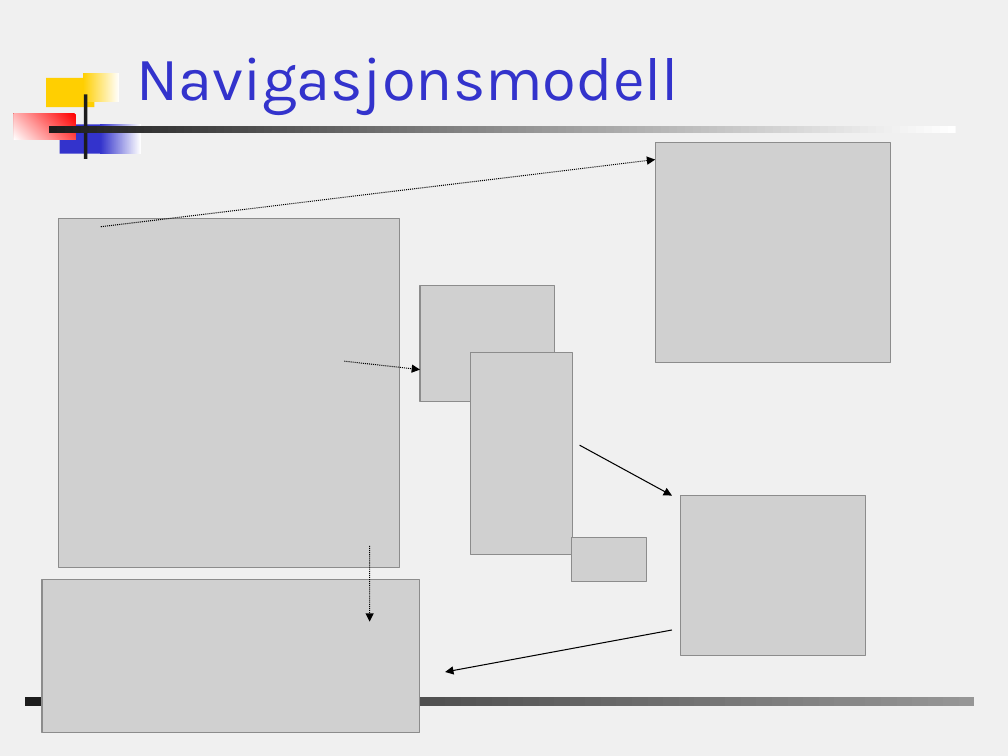
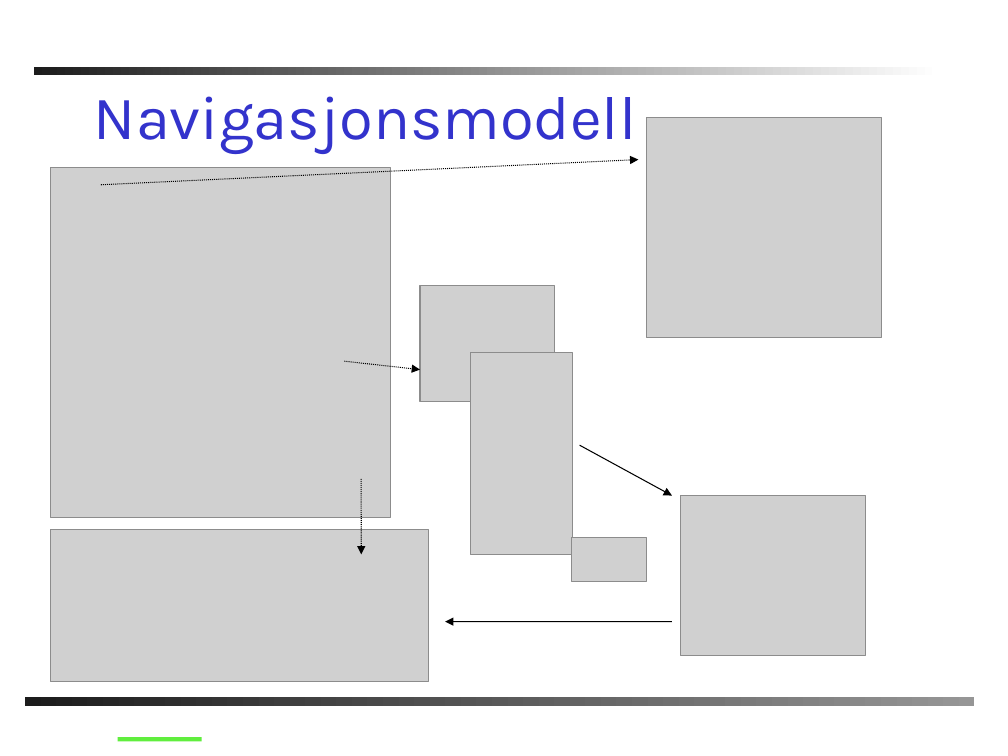
Before and after one commit to windygu/AnkhSVN, a slide deck: slide 9 of doc/powerpoint/Subversion_addin_for_VS.NET.ppt (slide 11 before the commit). Drawn at 1008x756 pixels with LibreOffice and Linux fonts; fonts in the diff are those of the drawing; grey boxes stand for pictures; background and template pictures are left out. Boxes give left, top, right and bottom in pixels: in the first picture for what was removed or moved away, otherwise in the second. Text is boxed around its words. In the diff, an @@ line names an element or a change of style, - is before the commit and + after.

```diff
--- a/doc/powerpoint/Subversion_addin_for_VS.NET.ppt
+++ b/doc/powerpoint/Subversion_addin_for_VS.NET.ppt
@@ background #F0F0F0 to #FFFFFF @@
@@ rectangle: place and size @@
-rectangle at [48,126,956,134]
+rectangle at [33,68,940,76]
@@ rectangle removed at [46,78,95,107] @@
@@ title "Navigasjonsmodell": place and size @@
-title "Navigasjonsmodell" at [137,57,679,115]
+title "Navigasjonsmodell" at [94,96,636,154]
@@ rectangle removed at [84,73,120,102] @@
@@ rectangle removed at [14,114,76,140] @@
@@ rectangle removed at [84,95,87,159] @@
@@ picture: place and size @@
-picture at [655,143,890,363]
+picture at [647,118,882,338]
@@ rectangle removed at [59,124,106,153] @@
@@ rectangle removed at [101,124,141,153] @@
@@ picture: place and size @@
-picture at [58,219,399,568]
+picture at [50,168,391,517]
@@ arrow moved from (101, 227) - (655, 159) to (101, 184) - (638, 159) @@
@@ arrow moved from (370, 546) - (370, 622) to (361, 479) - (361, 554) @@
@@ picture: place and size @@
-picture at [42,580,420,732]
+picture at [50,529,428,681]
@@ arrow moved from (672, 630) - (446, 672) to (672, 622) - (446, 622) @@
@@ line added from (118, 739) to (202, 739), #60EE3E 3 pt @@
```
Also in this commit, not shown: 22 other slides changed, 1 slide added, 1 slide removed.
